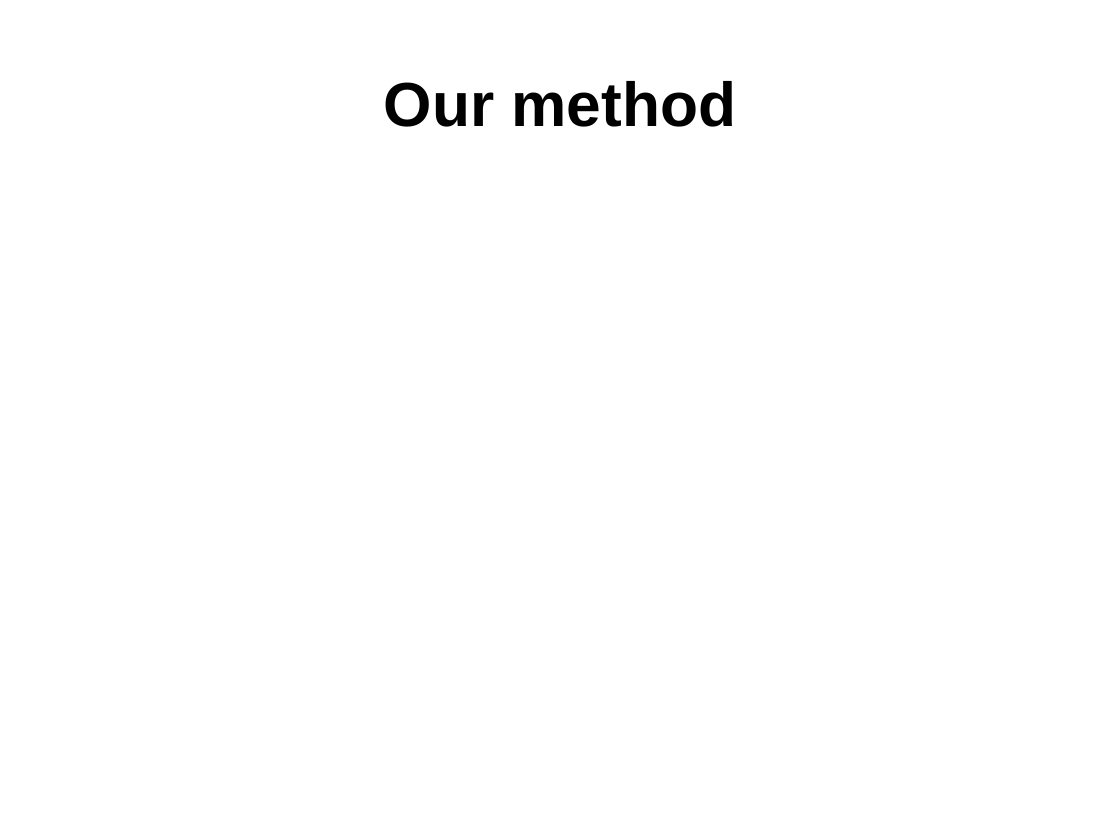
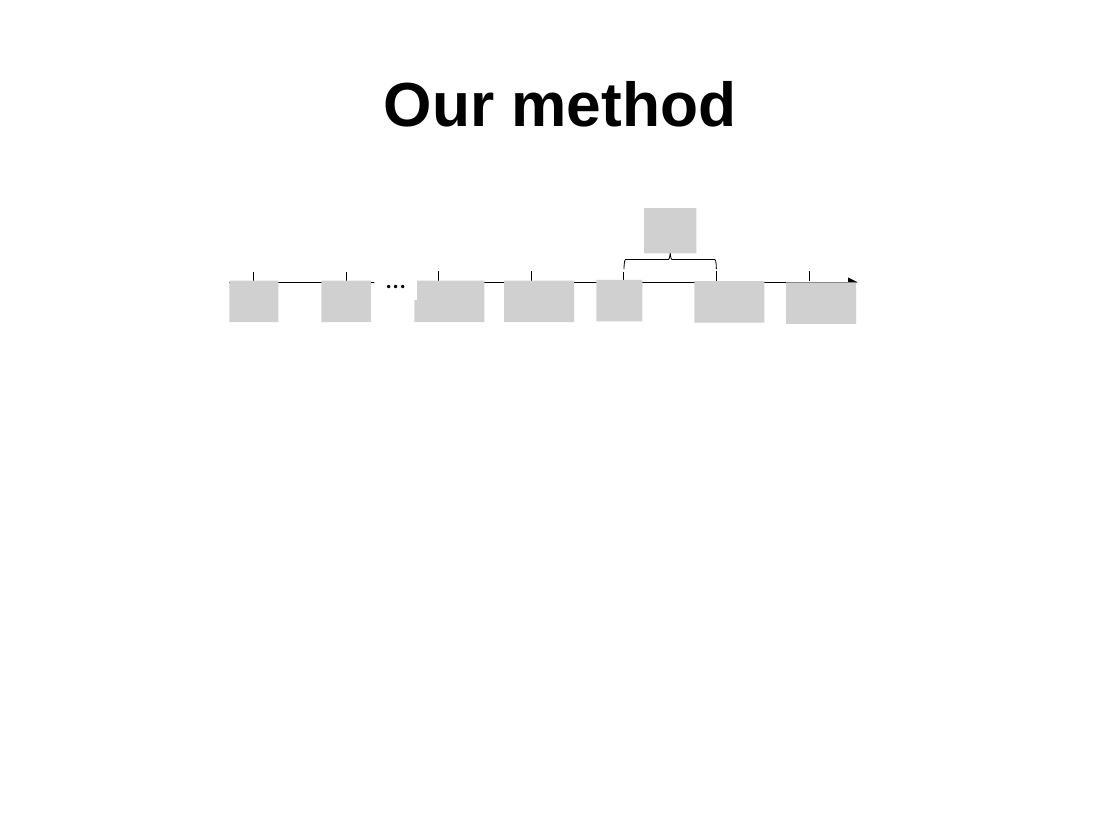
Before and after one commit to rk2900/DRSA, a slide deck: slide 16 of deep-recurrent-survival-analysis.pptx. Drawn at 1120x840 pixels with LibreOffice and Linux fonts; fonts in the diff are those of the drawing; grey boxes stand for pictures; background and template pictures are left out. Boxes give left, top, right and bottom in pixels: in the first picture for what was removed or moved away, otherwise in the second. Text is boxed around its words. In the diff, an @@ line names an element or a change of style, - is before the commit and + after.

```diff
--- a/deep-recurrent-survival-analysis.pptx
+++ b/deep-recurrent-survival-analysis.pptx
@@ group added at (230, 208, 858, 324): 8 lines, 8 pictures, 1 arrow, 1 left brace, 1 text @@
+…
```
Also in this commit, not shown: 7 other slides changed.
